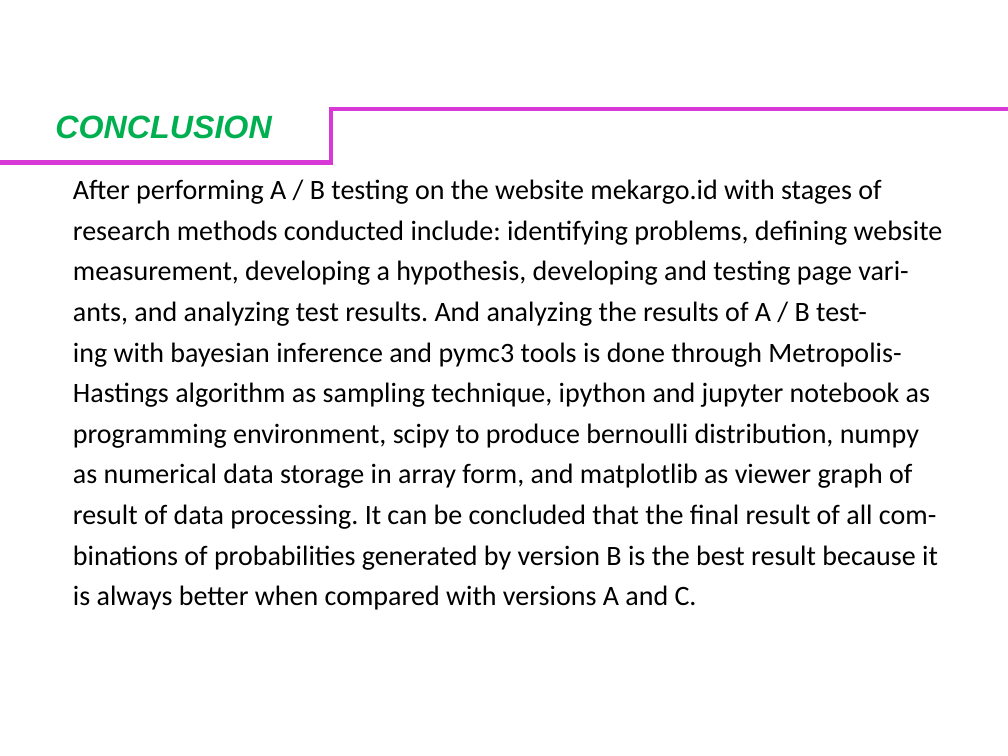
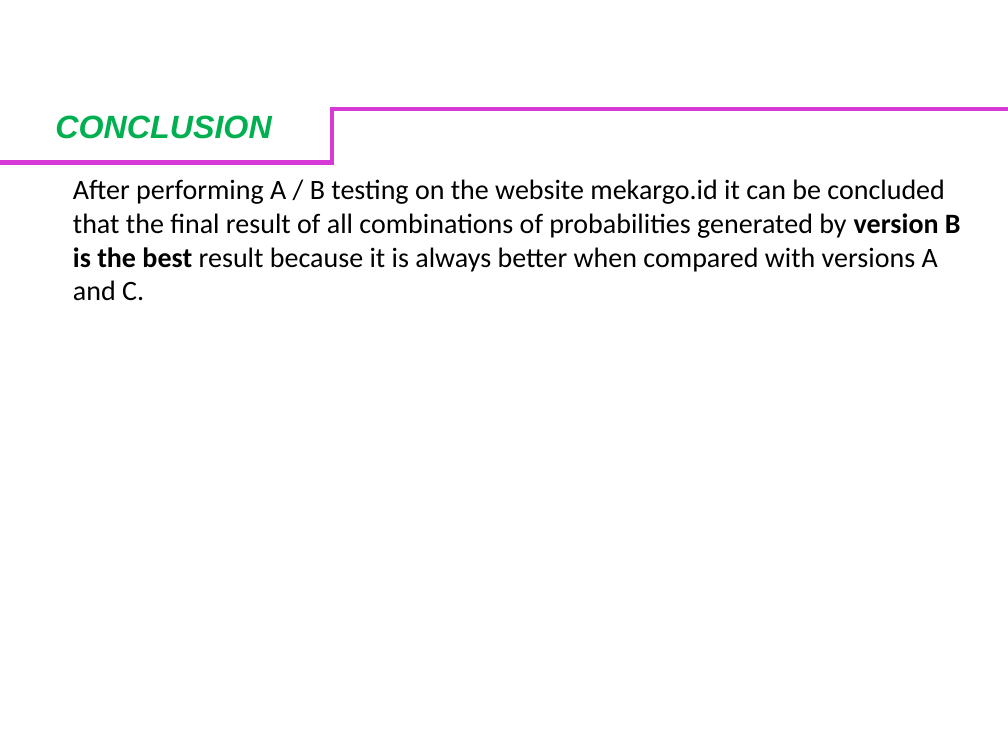
Before and after one commit to alviandk/thesis, a slide deck: slide 31 of lyx_Alvian/Presentasi Sidang Tesis Alvian.ppt. Drawn at 1008x756 pixels with LibreOffice and Linux fonts; fonts in the diff are those of the drawing; background and template pictures are left out. Boxes give left, top, right and bottom in pixels: in the first picture for what was removed or moved away, otherwise in the second. Text is boxed around its words. In the diff, an @@ line names an element or a change of style, - is before the commit and + after.

```diff
--- a/lyx_Alvian/Presentasi Sidang Tesis Alvian.ppt
+++ b/lyx_Alvian/Presentasi Sidang Tesis Alvian.ppt
@@ text at box(73, 179, 961, 301): text changed @@
-After performing A / B testing on the website mekargo.id with stages of
-research methods conducted include: identifying problems, defining website
-measurement, developing a hypothesis, developing and testing page vari-
-ants, and analyzing test results. And analyzing the results of A / B test-
-ing with bayesian inference and pymc3 tools is done through Metropolis-
-Hastings algorithm as sampling technique, ipython and jupyter notebook as
-programming environment, scipy to produce bernoulli distribution, numpy
-as numerical data storage in array form, and matplotlib as viewer graph of
-result of data processing. It can be concluded that the final result of all com-
-binations of probabilities generated by version B is the best result because it
-is always better when compared with versions A and C.
+After performing A / B testing on the website mekargo.id it can be concluded that the final result of all combinations of probabilities generated by version B is the best result because it is always better when compared with versions A and C.
```
Also in this commit, not shown: 7 other slides changed, 1 other file.
